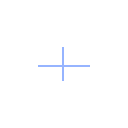
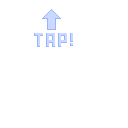
Before/after of a 128 × 128 layered artwork. What changed in the layer stack:
removed layer "Layer 1" over [38, 47, 90, 81]
added layer "Layer 2" above "Background" over [34, 9, 73, 47]
